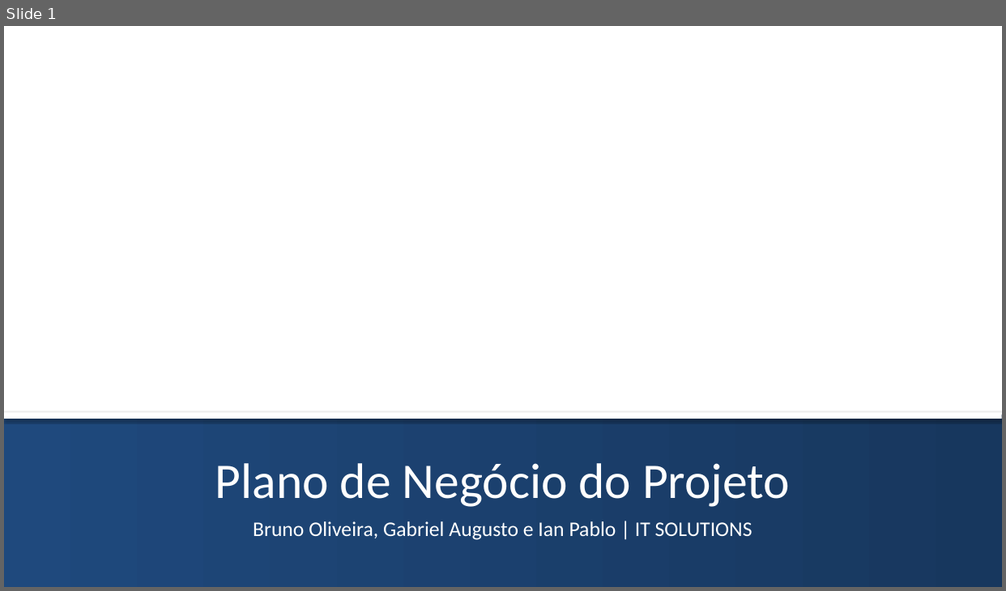
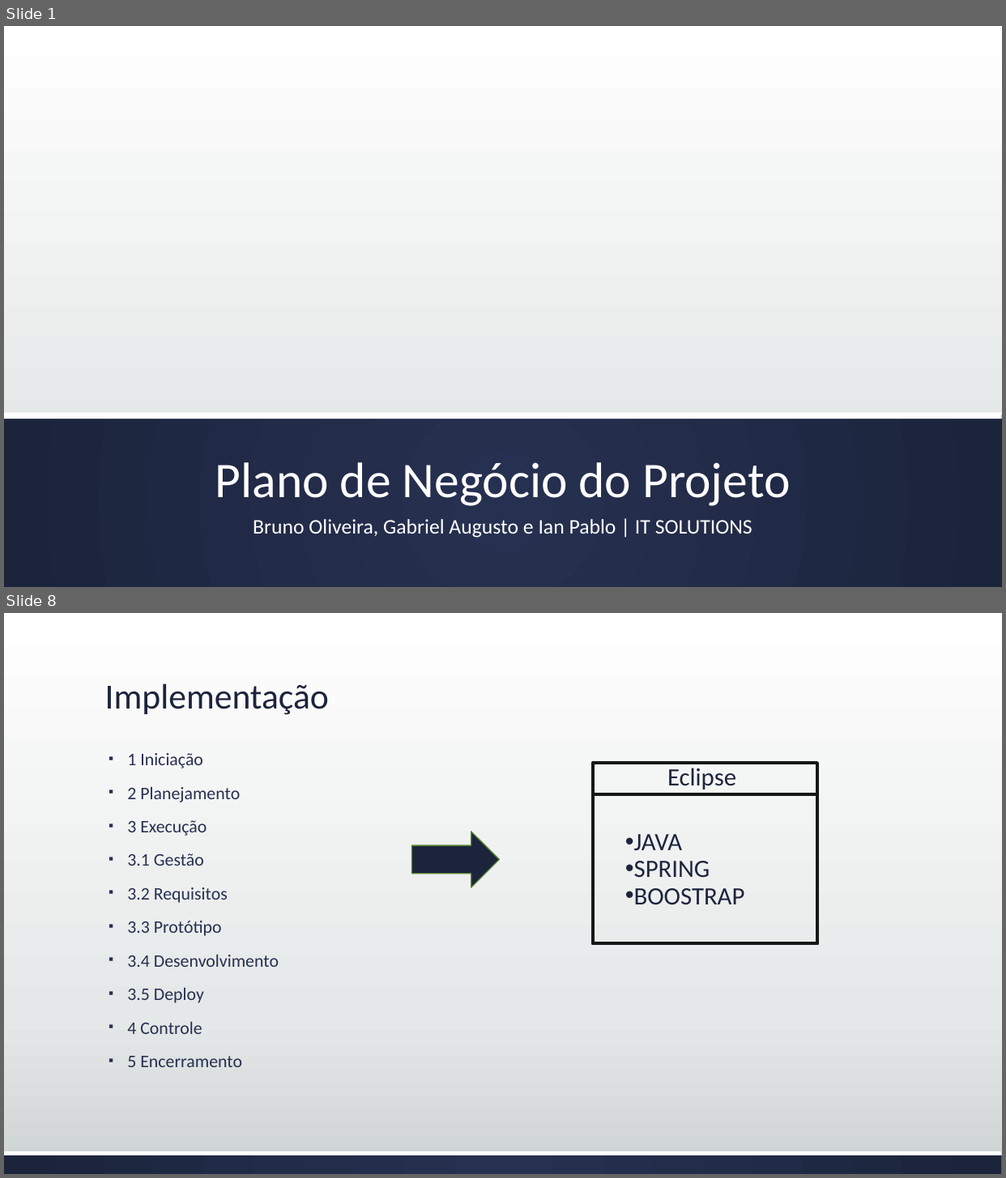
Before and after one commit to brunoedu/gestaoprojetos, a slide deck: Apresentação do projeto FINAL.pptx. Shown one above the other, each under a label of ours: slide 1 before the commit, slides 1 and 8 after it; the slides between them are not shown. The pictures are 1006x591 and 1006x1178 pixels, drawn with LibreOffice and Linux fonts; fonts in the diff are those of the drawing; background and template pictures are left out. Boxes give left, top, right and bottom in pixels: in the first picture for what was removed or moved away, otherwise in the second. Text is boxed around its words. In the diff, an @@ line names an element or a change of style, - is before the commit and + after.

```diff
--- a/Apresentação do projeto FINAL.pptx
+++ b/Apresentação do projeto FINAL.pptx
@@ slide 8 added at (4,613,1002,1174), background gradient #FFFFFF to #E5E8E8 to #CDD2D2 @@
@@ title added at (105,683,329,715), 34 pt, text #1D243C @@
+Implementação
@@ text added at (127,753,279,1067), 17 pt, text #263050 @@
+▪ 1 Iniciação
+▪ 2 Planejamento
+▪ 3 Execução
+▪ 3.1 Gestão
+▪ 3.2 Requisitos
+▪ 3.3 Protótipo
+▪ 3.4 Desenvolvimento
+▪ 3.5 Deploy
+▪ 4 Controle
+▪ 5 Encerramento
@@ rectangle added at (593,763,818,944), outline #161818 3 pt @@
@@ text added at (667,768,736,790), 24 pt, text #1D243C @@
+Eclipse
@@ rectangle added at (593,794,818,944), outline #161818 3 pt @@
@@ right arrow added at (412,832,500,888), fill #1D243C, outline #588331 1 pt @@
@@ text added at (634,834,745,905), 24 pt, text #1D243C @@
+• JAVA
+• SPRING
+• BOOSTRAP
@@ rectangle added at (4,1152,1002,1174), fill gradient #263050 to #1D243C @@
@@ rectangle added at (4,1152,1002,1156), fill #FFFFFF @@
@@ slide 1 changed as well @@
@@ background #FFFFFF to gradient #FFFFFF to #E5E8E8 to #CDD2D2 @@
@@ rectangle at (4,413,1002,419): shadow off @@
@@ rectangle at (4,416,1002,587): fill gradient #1F497D to #17375E to gradient #263050 to #1D243C @@
@@ title "Plano de Negócio do Projeto" at (215,463,790,506): line spacing 1 to 0.9 @@
@@ subtitle "Bruno Oliveira, Gabriel Augusto e ..." at (253,519,752,538): line spacing 1 to 0.9 @@
```
Also in this commit, not shown: 12 other slides changed, 2 other slides added, 3 slides removed.
